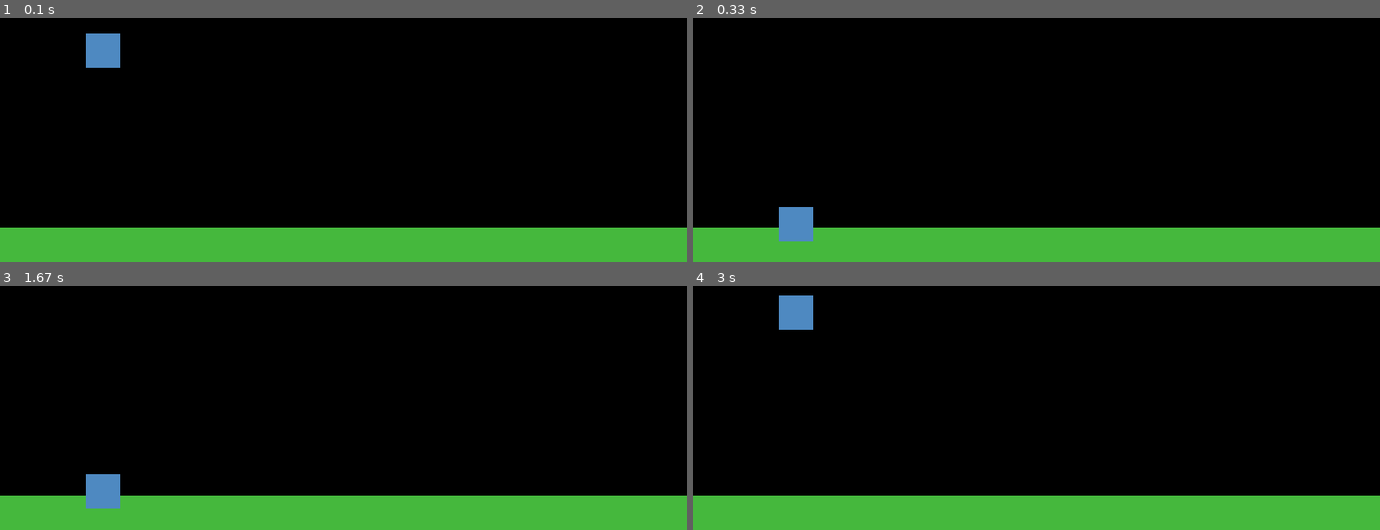
Above: before the commit, frames 1-4 (two rows, left to right).
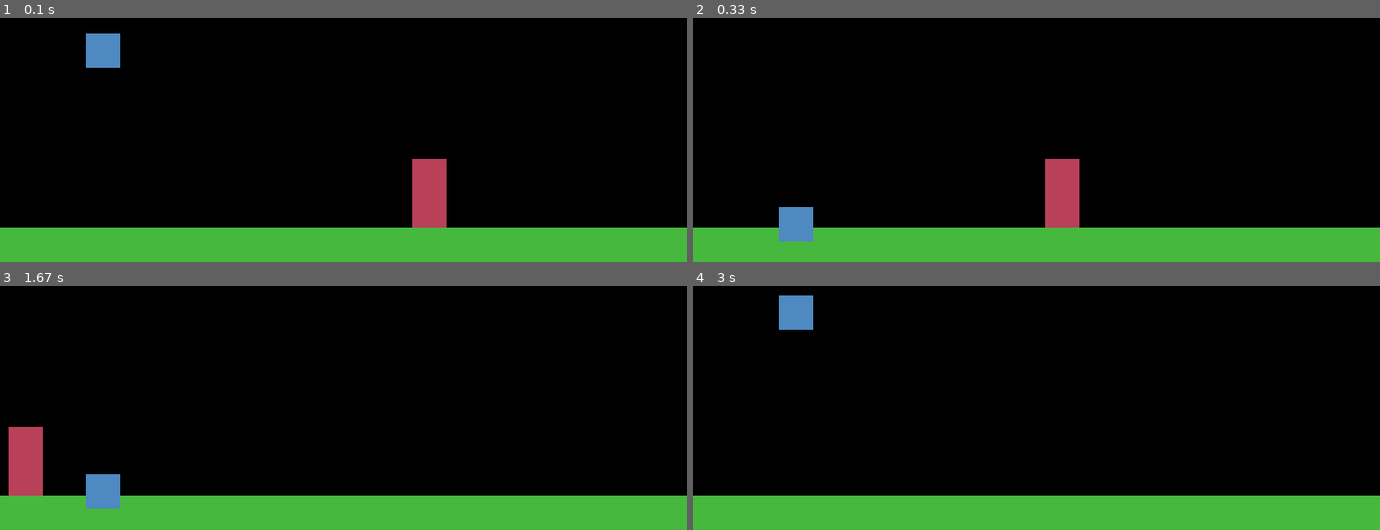
Above: after the commit, the same moments.

Repository: pablolupo84/projetc_pygame
Game: pygame game, started from main.py
Same seed, same stepped clock (60 frames per second), same inputs: the game is played once before the commit and once after it.
Inputs:
- Up to frame 1 (0.1 s): no input
- Up to frame 2 (0.33 s): no input
- Up to frame 3 (1.67 s): tap Space at 0.33, 0.73, 1.03, 1.23, 1.57 s
- Up to frame 4 (3 s): tap Space at 1.87, 2.07, 2.37, 2.63, 2.97 s

The runs differ from the first frame. In frame 1, 1.4% of the frame differs, in the area x 60-65%, y 57-86%; in frame 2, 1.4%; in frame 3, 1.4%; in frame 4, nothing differs.

Commit message:
1 obstaculo

Diff:
--- a/game/config.py
+++ b/game/config.py
@@ -6,5 +6,8 @@
 BLACK=(0,0,0)
 GREEN=(69,184,61)
 BLUE=(78,137,193)
+RED=(184,64,88)
 
 PLAYER_GRAV=1.2
+
+SPEED=5
--- a/game/game.py
+++ b/game/game.py
@@ -4,6 +4,7 @@
 from .config import *
 from .platform import Platform
 from .player import Player
+from .wall import Wall
 
 clock = pygame.time.Clock()
 
@@ -26,9 +27,12 @@
         self.platform=Platform()
         self.player=Player(100,self.platform.rect.top-200)
 
+        self.wall=Wall(500,self.platform.rect.top)
+
         self.sprites=pygame.sprite.Group()
         self.sprites.add(self.platform)
         self.sprites.add(self.player)
+        self.sprites.add(self.wall)
 
 
     def run(self):
--- /dev/null
+++ b/game/wall.py
@@ -0,0 +1,17 @@
+import pygame
+from .config import *
+
+class Wall(pygame.sprite.Sprite):
+
+    def __init__(self,left,bottom):
+       pygame.sprite.Sprite.__init__(self)
+
+       self.image=pygame.Surface((40,80))
+       self.image.fill(RED)
+
+       self.rect=self.image.get_rect()
+       self.rect.left=left
+       self.rect.bottom=bottom
+
+    def update(self):
+        self.rect.left-=SPEED
